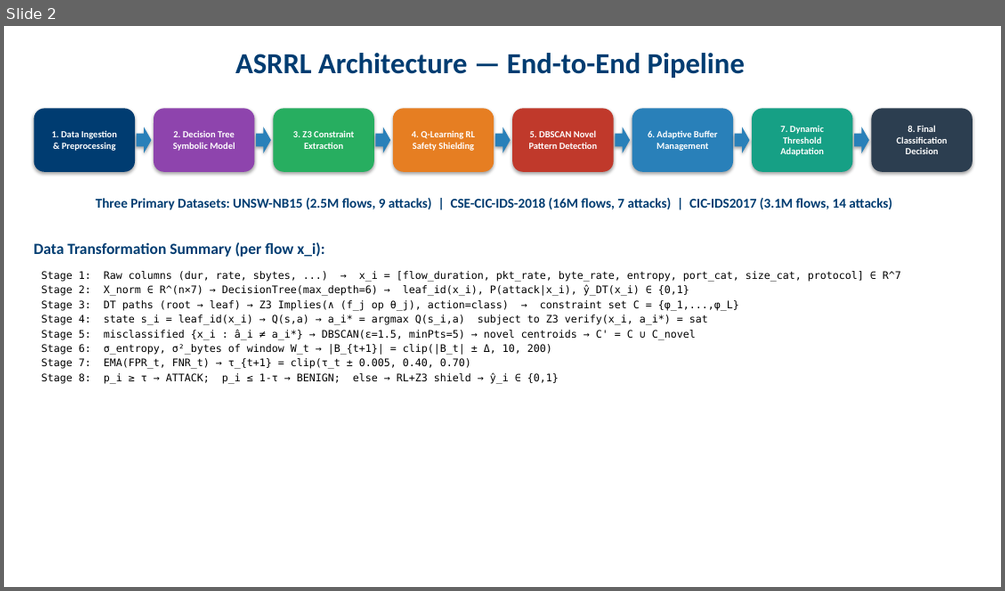
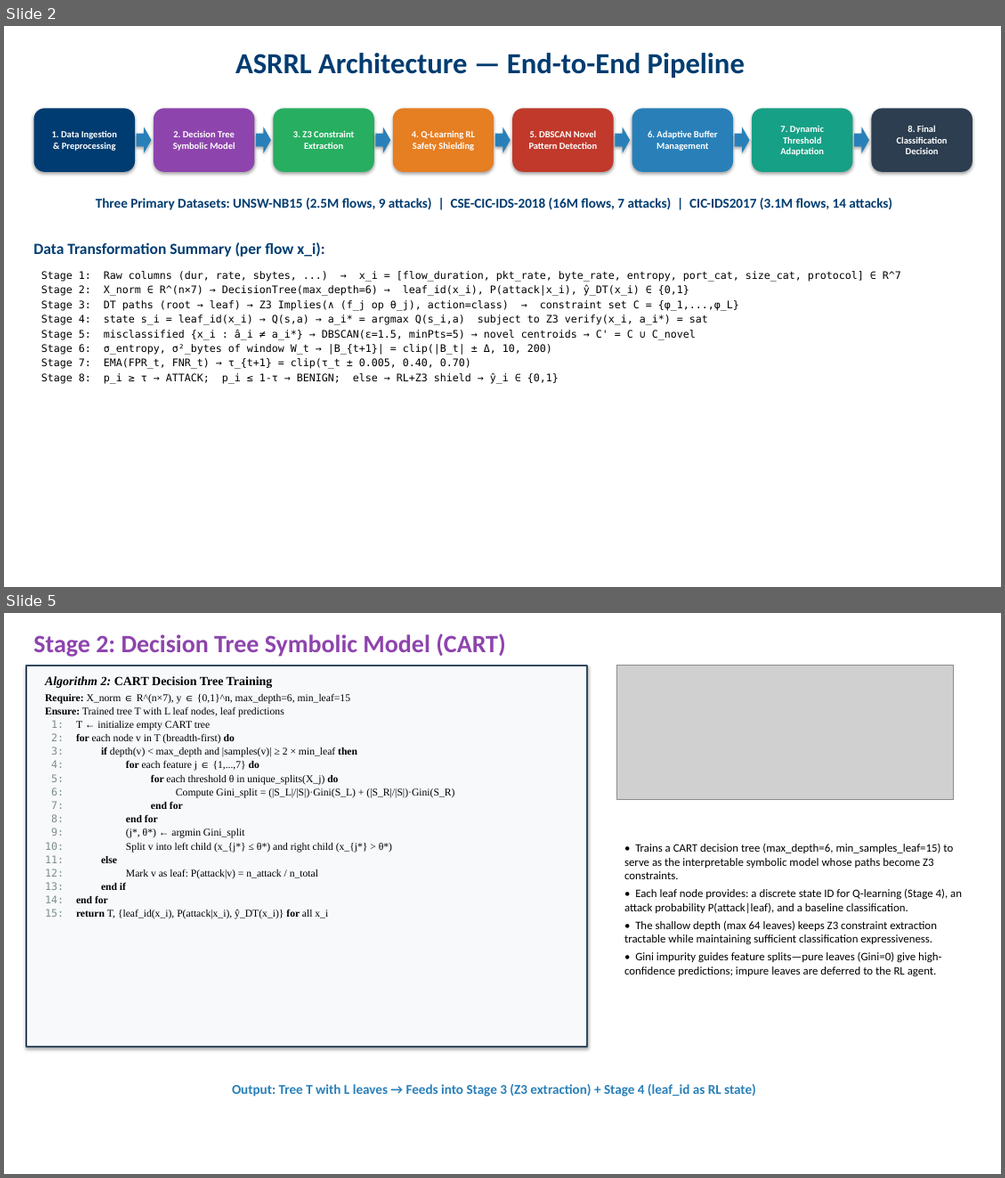
Before and after one commit to pcy12345/adaptive-ids-asrrl, a slide deck: ASRRL_Methodology.pptx. Shown one above the other, each under a label of ours: slide 2 before the commit, slides 2 and 5 after it; the slides between them are not shown. The pictures are 1005x591 and 1005x1178 pixels, drawn with LibreOffice and Linux fonts; fonts in the diff are those of the drawing; grey boxes stand for pictures. Boxes give left, top, right and bottom in pixels: in the first picture for what was removed or moved away, otherwise in the second. Text is boxed around its words. In the diff, an @@ line names an element or a change of style, - is before the commit and + after.

```diff
--- a/ASRRL_Methodology.pptx
+++ b/ASRRL_Methodology.pptx
@@ slide 5 added at bbox=[4, 613, 1001, 1174], background #FFFFFF @@
@@ text added at bbox=[33, 633, 506, 657], 24 pt, text #8E44AD, bold @@
+Stage 2: Decision Tree Symbolic Model (CART)
@@ rectangle added at bbox=[26, 666, 587, 1046], fill #F7F9FB, outline #34495E 1.5 pt @@
@@ picture added at bbox=[617, 666, 954, 799] @@
@@ text added at bbox=[45, 676, 454, 919], 10 pt, text #000000 @@
+Algorithm 2: CART Decision Tree Training
+Require: X_norm ∈ R^(n×7), y ∈ {0,1}^n, max_depth=6, min_leaf=15
+Ensure: Trained tree T with L leaf nodes, leaf predictions
+1: T ← initialize empty CART tree
+2: for each node v in T (breadth-first) do
+3: if depth(v) < max_depth and |samples(v)| ≥ 2 × min_leaf then
+4: for each feature j ∈ {1,...,7} do
+5: for each threshold θ in unique_splits(X_j) do
+6: Compute Gini_split = (|S_L|/|S|)·Gini(S_L) + (|S_R|/|S|)·Gini(S_R)
+7: end for
+8: end for
+9: (j*, θ*) ← argmin Gini_split
+10: Split v into left child (x_{j*} ≤ θ*) and right child (x_{j*} > θ*)
+11: else
+12: Mark v as leaf: P(attack|v) = n_attack / n_total
+13: end if
+14: end for
+15: return T, {leaf_id(x_i), P(attack|x_i), ŷ_DT(x_i)} for all x_i
@@ text added at bbox=[624, 843, 962, 977], 11 pt, text #000000 @@
+• Trains a CART decision tree (max_depth=6, min_samples_leaf=15) to serve as the interpretable symbolic model whose paths become Z3 constraints.
+• Each leaf node provides: a discrete state ID for Q-learning (Stage 4), an attack probability P(attack|leaf), and a baseline classification.
+• The shallow depth (max 64 leaves) keeps Z3 constraint extraction tractable while maintaining sufficient classification expressiveness.
+• Gini impurity guides feature splits—pure leaves (Gini=0) give high-confidence predictions; impure leaves are deferred to the RL agent.
@@ text added at bbox=[232, 1084, 756, 1096], 13 pt, text #2980B9, bold @@
+Output: Tree T with L leaves → Feeds into Stage 3 (Z3 extraction) + Stage 4 (leaf_id as RL state)
```
Also in this commit, not shown: 2 slides changed, 7 other slides added, 8 slides removed, 1 other file.
